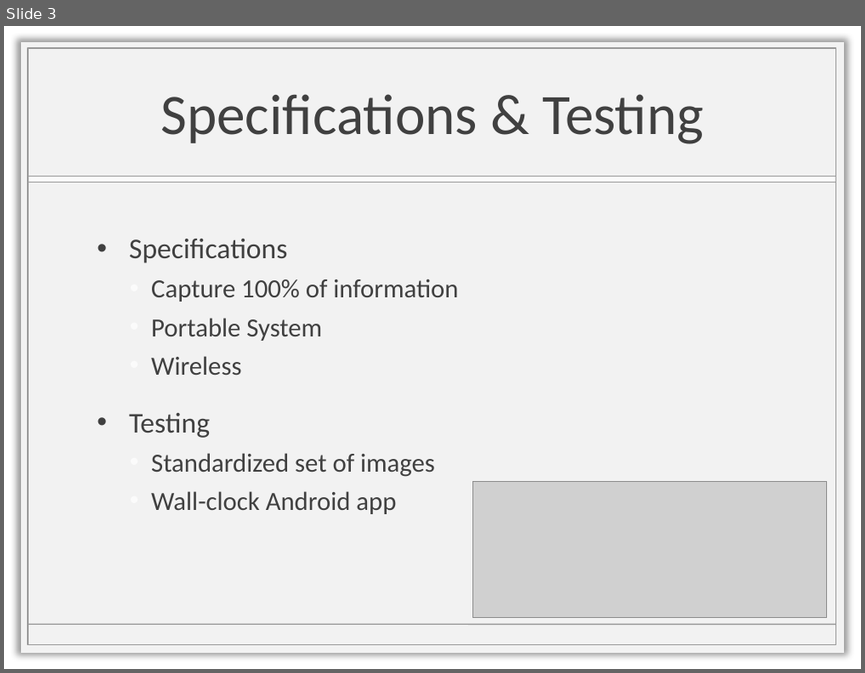
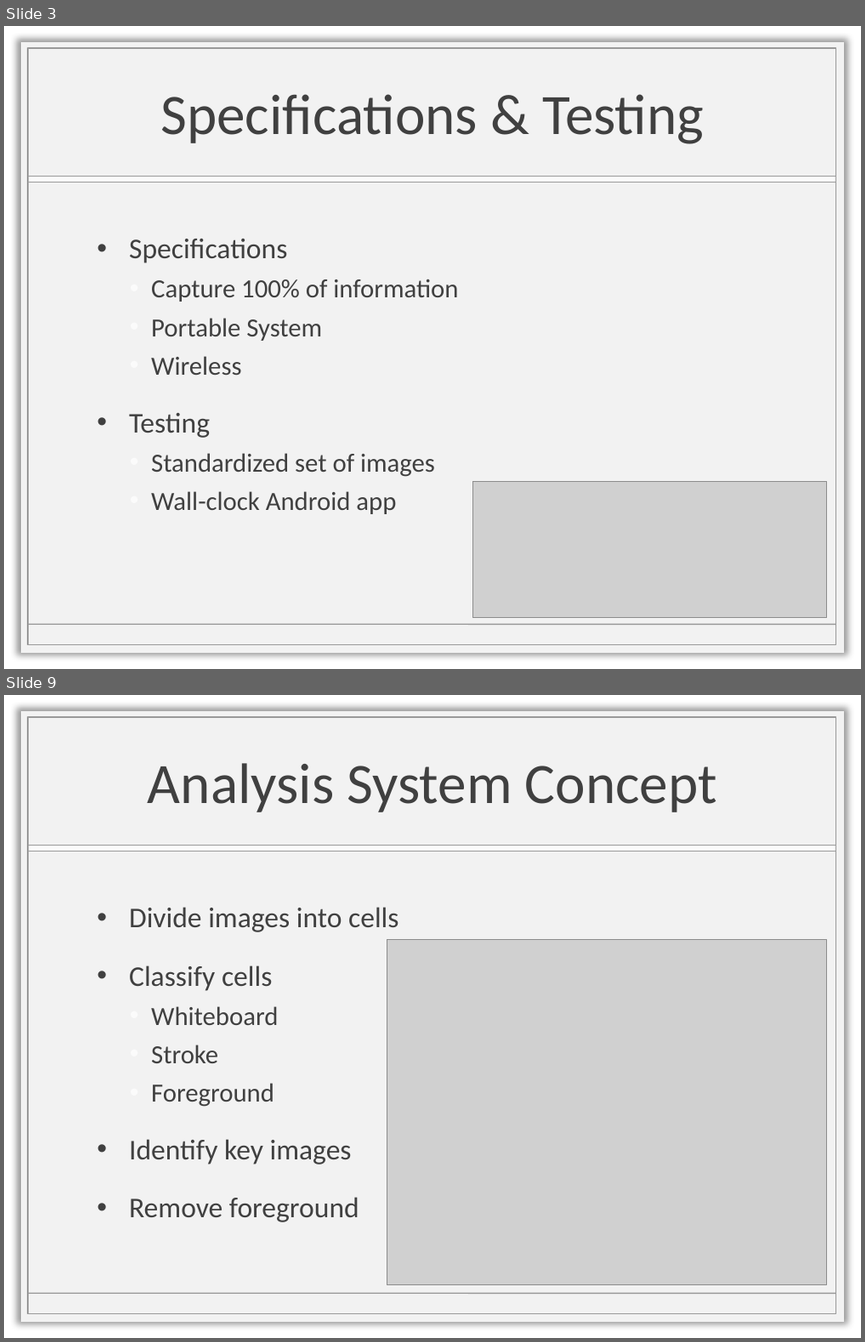
Before and after one commit to griffindunn/ProPANE, a slide deck: EOS/Panel3.pptx. Shown one above the other, each under a label of ours: slide 3 before the commit, slides 3 and 9 after it; the slides between them are not shown. The pictures are 865x673 and 865x1342 pixels, drawn with LibreOffice and Linux fonts; fonts in the diff are those of the drawing; grey boxes stand for pictures; background and template pictures are left out. Boxes give left, top, right and bottom in pixels: in the first picture for what was removed or moved away, otherwise in the second. Text is boxed around its words. In the diff, an @@ line names an element or a change of style, - is before the commit and + after.

```diff
--- a/EOS/Panel3.pptx
+++ b/EOS/Panel3.pptx
@@ slide 9 added at (4, 695, 861, 1338), background picture (left out); not listed: 4 template elements that a slide beside it also shows @@
@@ title added at (148, 763, 717, 812), 48 pt, text #404040 @@
+Analysis System Concept
@@ text added at (129, 907, 398, 1222), 24 pt, text #404040 @@
+• Divide images into cells
+• Classify cells
+  • Whiteboard
+  • Stroke
+  • Foreground
+• Identify key images
+• Remove foreground
@@ picture added at (387, 939, 827, 1285) @@
```
Also in this commit, not shown: 1 slide changed, 7 other slides added, 2 other files.
